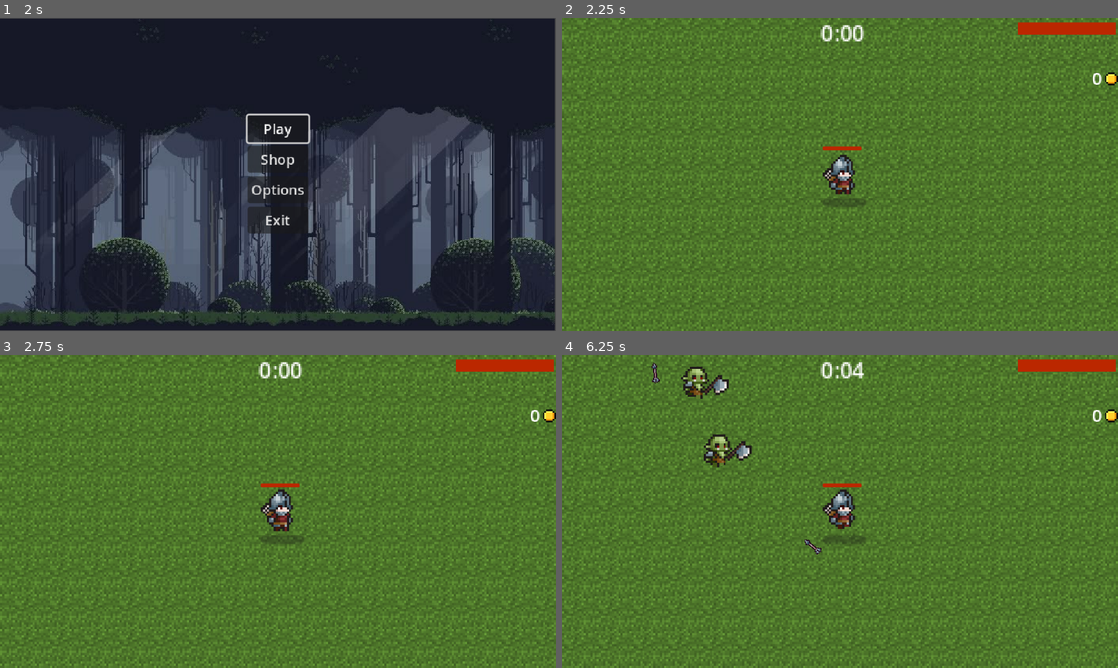
Above: before the commit, frames 1-4 (two rows, left to right).
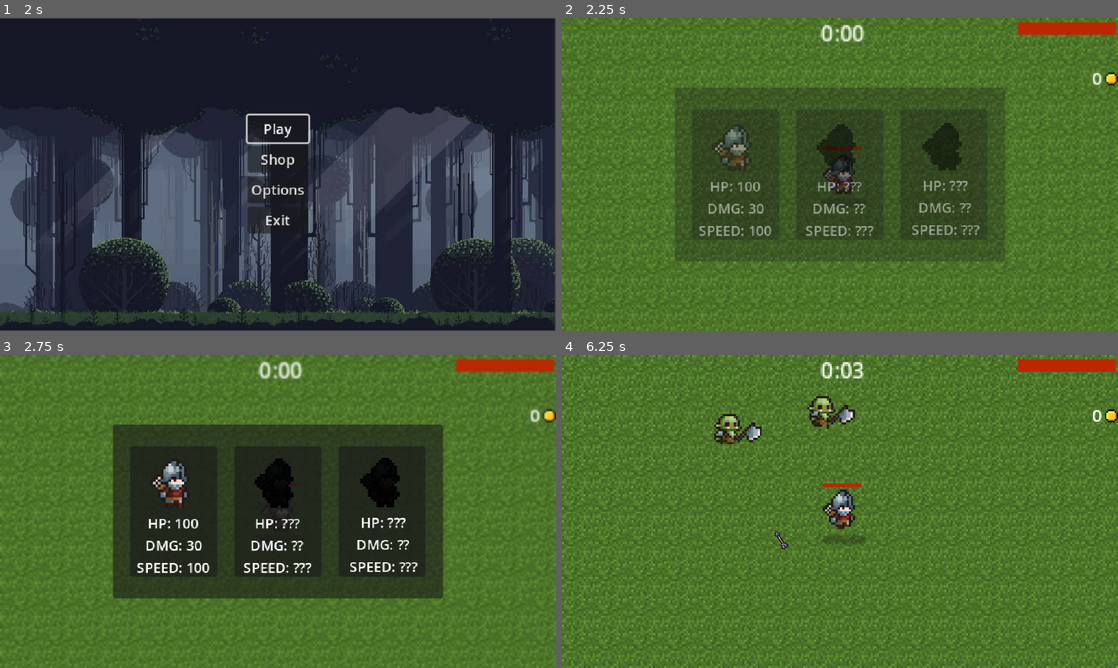
Above: after the commit, the same moments.

Repository: Qxver/Godot-Game
Game: Godot game, scene res://Menu/menu.tscn
The game is run twice, just before and just after one commit, with the same random seed, the same clock (stepped at 60 frames per second) and the same inputs.
Inputs (mouse positions are in pixels of both pictures, inside the frame that each line leads up to):
- Up to frame 1 (2 s): click "Options" at 0.5 s; click "Back" at 1.25 s
- Up to frame 2 (2.25 s): click "Play" at 2 s
- Up to frame 3 (2.75 s): no input
- Up to frame 4 (6.25 s): click (734, 511) at 2.77 s; hold Right (move_right) 3.53-4.28 s; hold S (move_down) 4.28-5.03 s; hold Right (move_right) 5.03-5.78 s; hold W (move_up) from 5.78 s (still down)

Frame 1 is identical in both runs. In frame 2, 29% of the frame differs, in the area x 20-100%, y 2-78%; in frame 3, 33%, in the area x 0-100%, y 1-91%; in frame 4, 2.2%.

Commit message:
Character Selection

Diff:
--- /dev/null
+++ b/Menu/character_selection.gd
@@ -0,0 +1,19 @@
+extends Control
+
+func _ready():
+	$AnimationPlayer.play("RESET")
+	show()
+	get_tree().paused = true
+	$AnimationPlayer.play("blur")
+
+func resume():
+	get_tree().paused = false
+	$AnimationPlayer.play_backwards("blur")
+	await $AnimationPlayer.animation_finished
+	hide()
+
+func _on_soldier_button_down() -> void:
+	PlayerStats.damage = 30
+	PlayerStats.max_hp = 100
+	PlayerStats.health = 100
+	resume()
--- a/Menu/character_selection.tscn
+++ b/Menu/character_selection.tscn
@@ -1,13 +1,160 @@
-[gd_scene load_steps=7 format=3 uid="uid://baucv1kavpslh"]
-
-[ext_resource type="Script" uid="uid://bnyjaa6wwfxin" path="res://Menu/pause_menu.gd" id="1_edh8k"]
+[gd_scene load_steps=25 format=3 uid="uid://cfpfd81vfaxec"]
+
+[ext_resource type="Script" uid="uid://vcbqumwi4knx" path="res://Menu/character_selection.gd" id="1_edh8k"]
 [ext_resource type="Shader" uid="uid://dj5shm1fmp5yv" path="res://Menu/pause_menu.gdshader" id="2_5ofxg"]
+[ext_resource type="Texture2D" uid="uid://c1vjmgtcvdvcb" path="res://Assets/Characters(100x100)/Soldier/Soldier/Soldier-Idle.png" id="3_nic03"]
+[ext_resource type="Texture2D" uid="uid://0xtjw0fyn7yt" path="res://Assets/Characters(100x100)/Soldier/Soldier/Soldier-Walk.png" id="4_6hb31"]
 
 [sub_resource type="ShaderMaterial" id="ShaderMaterial_qxtyl"]
 shader = ExtResource("2_5ofxg")
 shader_parameter/lod = 0.0
 
-[sub_resource type="Animation" id="Animation_qxtyl"]
+[sub_resource type="AtlasTexture" id="AtlasTexture_onrkg"]
+atlas = ExtResource("3_nic03")
+region = Rect2(0, 0, 100, 100)
+
+[sub_resource type="AtlasTexture" id="AtlasTexture_i3pqv"]
+atlas = ExtResource("3_nic03")
+region = Rect2(100, 0, 100, 100)
+
+[sub_resource type="AtlasTexture" id="AtlasTexture_hqtel"]
+atlas = ExtResource("3_nic03")
+region = Rect2(200, 0, 100, 100)
+
+[sub_resource type="AtlasTexture" id="AtlasTexture_sweqy"]
+atlas = ExtResource("3_nic03")
+region = Rect2(300, 0, 100, 100)
+
+[sub_resource type="AtlasTexture" id="AtlasTexture_2hs0m"]
+atlas = ExtResource("3_nic03")
+region = Rect2(400, 0, 100, 100)
+
+[sub_resource type="AtlasTexture" id="AtlasTexture_1jxqw"]
+atlas = ExtResource("3_nic03")
+region = Rect2(500, 0, 100, 100)
+
+[sub_resource type="AtlasTexture" id="AtlasTexture_dw050"]
+atlas = ExtResource("4_6hb31")
+region = Rect2(0, 0, 100, 100)
+
+[sub_resource type="AtlasTexture" id="AtlasTexture_b26j0"]
+atlas = ExtResource("4_6hb31")
+region = Rect2(100, 0, 100, 100)
+
+[sub_resource type="AtlasTexture" id="AtlasTexture_n7ghd"]
+atlas = ExtResource("4_6hb31")
+region = Rect2(200, 0, 100, 100)
+
+[sub_resource type="AtlasTexture" id="AtlasTexture_nvl01"]
+atlas = ExtResource("4_6hb31")
+region = Rect2(300, 0, 100, 100)
+
+[sub_resource type="AtlasTexture" id="AtlasTexture_ivps1"]
+atlas = ExtResource("4_6hb31")
+region = Rect2(400, 0, 100, 100)
+
+[sub_resource type="AtlasTexture" id="AtlasTexture_urp6f"]
+atlas = ExtResource("4_6hb31")
+region = Rect2(500, 0, 100, 100)
+
+[sub_resource type="AtlasTexture" id="AtlasTexture_bwjto"]
+atlas = ExtResource("4_6hb31")
+region = Rect2(600, 0, 100, 100)
+
+[sub_resource type="AtlasTexture" id="AtlasTexture_606se"]
+atlas = ExtResource("4_6hb31")
+region = Rect2(700, 0, 100, 100)
+
+[sub_resource type="SpriteFrames" id="SpriteFrames_nic03"]
+animations = [{
+"frames": [{
+"duration": 1.0,
+"texture": SubResource("AtlasTexture_onrkg")
+}, {
+"duration": 1.0,
+"texture": SubResource("AtlasTexture_i3pqv")
+}, {
+"duration": 1.0,
+"texture": SubResource("AtlasTexture_hqtel")
+}, {
+"duration": 1.0,
+"texture": SubResource("AtlasTexture_sweqy")
+}, {
+"duration": 1.0,
+"texture": SubResource("AtlasTexture_2hs0m")
+}, {
+"duration": 1.0,
+"texture": SubResource("AtlasTexture_1jxqw")
+}],
+"loop": true,
+"name": &"idle",
+"speed": 5.0
+}, {
+"frames": [{
+"duration": 1.0,
+"texture": SubResource("AtlasTexture_dw050")
+}, {
+"duration": 1.0,
+"texture": SubResource("AtlasTexture_b26j0")
+}, {
+"duration": 1.0,
+"texture": SubResource("AtlasTexture_n7ghd")
+}, {
+"duration": 1.0,
+"texture": SubResource("AtlasTexture_nvl01")
+}, {
+"duration": 1.0,
+"texture": SubResource("AtlasTexture_ivps1")
+}, {
+"duration": 1.0,
+"texture": SubResource("AtlasTexture_urp6f")
+}, {
+"duration": 1.0,
+"texture": SubResource("AtlasTexture_bwjto")
+}, {
+"duration": 1.0,
+"texture": SubResource("AtlasTexture_606se")
+}],
+"loop": true,
+"name": &"walk",
+"speed": 5.0
+}]
+
+[sub_resource type="GDScript" id="GDScript_6hb31"]
+script/source = "extends AnimatedSprite2D
+
+
+"
+
+[sub_resource type="Animation" id="Animation_nic03"]
+resource_name = "blur"
+length = 0.3
+tracks/0/type = "value"
+tracks/0/imported = false
+tracks/0/enabled = true
+tracks/0/path = NodePath("ColorRect:material:shader_parameter/lod")
+tracks/0/interp = 1
+tracks/0/loop_wrap = true
+tracks/0/keys = {
+"times": PackedFloat32Array(0, 0.3),
+"transitions": PackedFloat32Array(1, 1),
+"update": 0,
+"values": [0.0, 0.8]
+}
+tracks/1/type = "value"
+tracks/1/imported = false
+tracks/1/enabled = true
+tracks/1/path = NodePath("PanelContainer:modulate")
+tracks/1/interp = 1
+tracks/1/loop_wrap = true
+tracks/1/keys = {
+"times": PackedFloat32Array(0, 0.3),
+"transitions": PackedFloat32Array(1, 1),
+"update": 0,
+"values": [Color(1, 1, 1, 0), Color(1, 1, 1, 1)]
+}
+
+[sub_resource type="Animation" id="Animation_6hb31"]
 length = 0.001
 tracks/0/type = "value"
 tracks/0/imported = false
@@ -34,41 +181,13 @@
 "values": [Color(1, 1, 1, 0)]
 }
 
-[sub_resource type="Animation" id="Animation_tv8f1"]
-resource_name = "blur"
-length = 0.3
-tracks/0/type = "value"
-tracks/0/imported = false
-tracks/0/enabled = true
-tracks/0/path = NodePath("ColorRect:material:shader_parameter/lod")
-tracks/0/interp = 1
-tracks/0/loop_wrap = true
-tracks/0/keys = {
-"times": PackedFloat32Array(0, 0.3),
-"transitions": PackedFloat32Array(1, 1),
-"update": 0,
-"values": [0.0, 0.825]
-}
-tracks/1/type = "value"
-tracks/1/imported = false
-tracks/1/enabled = true
-tracks/1/path = NodePath("PanelContainer:modulate")
-tracks/1/interp = 1
-tracks/1/loop_wrap = true
-tracks/1/keys = {
-"times": PackedFloat32Array(0, 0.3),
-"transitions": PackedFloat32Array(1, 1),
-"update": 0,
-"values": [Color(1, 1, 1, 0), Color(1, 1, 1, 1)]
-}
-
 [sub_resource type="AnimationLibrary" id="AnimationLibrary_qxtyl"]
 _data = {
-&"RESET": SubResource("Animation_qxtyl"),
-&"blur": SubResource("Animation_tv8f1")
-}
-
-[node name="PauseMenu" type="Control"]
+&"RESET": SubResource("Animation_6hb31"),
+&"blur": SubResource("Animation_nic03")
+}
+
+[node name="CharacterSelection" type="Control"]
 process_mode = 3
 layout_mode = 3
 anchors_preset = 15
@@ -88,6 +207,7 @@
 anchor_bottom = 1.0
 grow_horizontal = 2
 grow_vertical = 2
+color = Color(1, 1, 1, 0)
 
 [node name="PanelContainer" type="PanelContainer" parent="."]
 modulate = Color(1, 1, 1, 0)
@@ -97,41 +217,129 @@
 anchor_top = 0.5
 anchor_right = 0.5
 anchor_bottom = 0.5
-offset_left = -53.0
-offset_top = -73.0
-offset_right = 53.0
-offset_bottom = 73.0
+offset_left = -190.0
+offset_top = -100.0
+offset_right = 190.0
+offset_bottom = 100.0
 grow_horizontal = 2
 grow_vertical = 2
 
-[node name="VBoxContainer" type="VBoxContainer" parent="PanelContainer"]
+[node name="HBoxContainer" type="HBoxContainer" parent="PanelContainer"]
+custom_minimum_size = Vector2(340, 0)
 layout_mode = 2
 size_flags_horizontal = 4
-size_flags_vertical = 4
-
-[node name="Resume" type="Button" parent="PanelContainer/VBoxContainer"]
-layout_mode = 2
-text = "Resume"
-
-[node name="Options" type="Button" parent="PanelContainer/VBoxContainer"]
-layout_mode = 2
-disabled = true
-text = "Options"
-
-[node name="Main Menu" type="Button" parent="PanelContainer/VBoxContainer"]
-layout_mode = 2
-text = "Main Menu"
-
-[node name="Quit" type="Button" parent="PanelContainer/VBoxContainer"]
-layout_mode = 2
-text = "Quit"
+theme_override_constants/separation = 20
+alignment = 1
+
+[node name="VBoxContainer" type="VBoxContainer" parent="PanelContainer/HBoxContainer"]
+custom_minimum_size = Vector2(100, 0)
+layout_mode = 2
+alignment = 1
+
+[node name="soldier" type="Button" parent="PanelContainer/HBoxContainer/VBoxContainer"]
+custom_minimum_size = Vector2(0, 150)
+layout_mode = 2
+
+[node name="VBoxContainer" type="VBoxContainer" parent="PanelContainer/HBoxContainer/VBoxContainer/soldier"]
+custom_minimum_size = Vector2(100, 150)
+layout_mode = 0
+offset_right = 40.0
+offset_bottom = 40.0
+theme_override_constants/separation = 20
+
+[node name="AnimatedSprite2D" type="AnimatedSprite2D" parent="PanelContainer/HBoxContainer/VBoxContainer/soldier/VBoxContainer"]
+position = Vector2(50, 50)
+scale = Vector2(3, 3)
+sprite_frames = SubResource("SpriteFrames_nic03")
+animation = &"idle"
+autoplay = "idle"
+script = SubResource("GDScript_6hb31")
+
+[node name="Label" type="Label" parent="PanelContainer/HBoxContainer/VBoxContainer/soldier/VBoxContainer"]
+layout_mode = 2
+size_flags_horizontal = 4
+size_flags_vertical = 10
+text = "HP: 100
+DMG: 30
+SPEED: 100"
+horizontal_alignment = 1
+vertical_alignment = 1
+
+[node name="VBoxContainer2" type="VBoxContainer" parent="PanelContainer/HBoxContainer"]
+custom_minimum_size = Vector2(100, 0)
+layout_mode = 2
+alignment = 1
+
+[node name="Button" type="Button" parent="PanelContainer/HBoxContainer/VBoxContainer2"]
+custom_minimum_size = Vector2(0, 150)
+layout_mode = 2
+
+[node name="VBoxContainer" type="VBoxContainer" parent="PanelContainer/HBoxContainer/VBoxContainer2/Button"]
+custom_minimum_size = Vector2(100, 150)
+layout_mode = 0
+offset_right = 40.0
+offset_bottom = 40.0
+
+[node name="AnimatedSprite2D" type="AnimatedSprite2D" parent="PanelContainer/HBoxContainer/VBoxContainer2/Button/VBoxContainer"]
+modulate = Color(0.0505108, 0.0505108, 0.0505108, 1)
+position = Vector2(50, 50)
+scale = Vector2(3, 3)
+sprite_frames = SubResource("SpriteFrames_nic03")
+animation = &"idle"
+autoplay = "idle"
+script = SubResource("GDScript_6hb31")
+
+[node name="Label" type="Label" parent="PanelContainer/HBoxContainer/VBoxContainer2/Button/VBoxContainer"]
+layout_mode = 2
+size_flags_horizontal = 4
+size_flags_vertical = 10
+text = "HP: ???
+DMG: ??
+SPEED: ???"
+horizontal_alignment = 1
+vertical_alignment = 1
+
+[node name="VBoxContainer3" type="VBoxContainer" parent="PanelContainer/HBoxContainer"]
+clip_contents = true
+custom_minimum_size = Vector2(100, 0)
+layout_mode = 2
+alignment = 1
+
+[node name="Button" type="Button" parent="PanelContainer/HBoxContainer/VBoxContainer3"]
+custom_minimum_size = Vector2(0, 150)
+layout_mode = 2
+
+[node name="VBoxContainer" type="VBoxContainer" parent="PanelContainer/HBoxContainer/VBoxContainer3/Button"]
+custom_minimum_size = Vector2(100, 150)
+layout_mode = 0
+offset_left = 2.0
+offset_top = -1.0
+offset_right = 102.0
+offset_bottom = 149.0
+
+[node name="AnimatedSprite2D" type="AnimatedSprite2D" parent="PanelContainer/HBoxContainer/VBoxContainer3/Button/VBoxContainer"]
+modulate = Color(0.0505108, 0.0505108, 0.0505108, 1)
+position = Vector2(50, 50)
+scale = Vector2(3, 3)
+sprite_frames = SubResource("SpriteFrames_nic03")
+animation = &"idle"
+autoplay = "idle"
+script = SubResource("GDScript_6hb31")
+
+[node name="Label" type="Label" parent="PanelContainer/HBoxContainer/VBoxContainer3/Button/VBoxContainer"]
+layout_mode = 2
+size_flags_horizontal = 4
+size_flags_vertical = 10
+text = "HP: ???
+DMG: ??
+SPEED: ???"
+horizontal_alignment = 1
+vertical_alignment = 1
 
 [node name="AnimationPlayer" type="AnimationPlayer" parent="."]
+process_mode = 3
 libraries = {
 &"": SubResource("AnimationLibrary_qxtyl")
 }
 
-[connection signal="pressed" from="PanelContainer/VBoxContainer/Resume" to="." method="_on_resume_pressed"]
-[connection signal="pressed" from="PanelContainer/VBoxContainer/Options" to="." method="_on_options_pressed"]
-[connection signal="pressed" from="PanelContainer/VBoxContainer/Main Menu" to="." method="_on_main_menu_pressed"]
-[connection signal="pressed" from="PanelContainer/VBoxContainer/Quit" to="." method="_on_quit_pressed"]
+[connection signal="button_down" from="PanelContainer/HBoxContainer/VBoxContainer/soldier" to="." method="_on_soldier_button_down"]
--- a/game.tscn
+++ b/game.tscn
@@ -7,6 +7,7 @@
 [ext_resource type="PackedScene" uid="uid://c4l77rolbi8o2" path="res://Item.tscn" id="4_ryrav"]
 [ext_resource type="PackedScene" uid="uid://dx0mlok2sg2tj" path="res://Menu/game_over.tscn" id="5_7jktm"]
 [ext_resource type="PackedScene" uid="uid://buwmldaxaijao" path="res://Menu/level_up.tscn" id="7_eow3j"]
+[ext_resource type="PackedScene" uid="uid://cfpfd81vfaxec" path="res://Menu/character_selection.tscn" id="8_j5wjh"]
 
 [sub_resource type="StyleBoxFlat" id="StyleBoxFlat_ryrav"]
 bg_color = Color(0.141176, 0.117647, 0.101961, 0.992157)
@@ -110,6 +111,8 @@
 
 [node name="LevelUP" parent="Menus" instance=ExtResource("7_eow3j")]
 
+[node name="CharacterSelection" parent="Menus" instance=ExtResource("8_j5wjh")]
+
 [node name="TimerMobSpawn" type="Timer" parent="."]
 unique_name_in_owner = true
 autostart = true
--- a/player.gd
+++ b/player.gd
@@ -2,7 +2,6 @@
 
 #Player related
 var speed = 100
-var damage = 30
 signal health_depleted
 signal levelup
 
--- a/player.tscn
+++ b/player.tscn
@@ -155,6 +155,7 @@
 sprite_frames = SubResource("SpriteFrames_dw050")
 animation = &"idle"
 autoplay = "idle"
+frame_progress = 0.0545965
 script = SubResource("GDScript_i3pqv")
 
 [node name="CollisionShape2D" type="CollisionShape2D" parent="."]
Not shown, added: Menu/character_selection.gd.uid
Not shown: 1 places in game.tscn that only renumber resources
